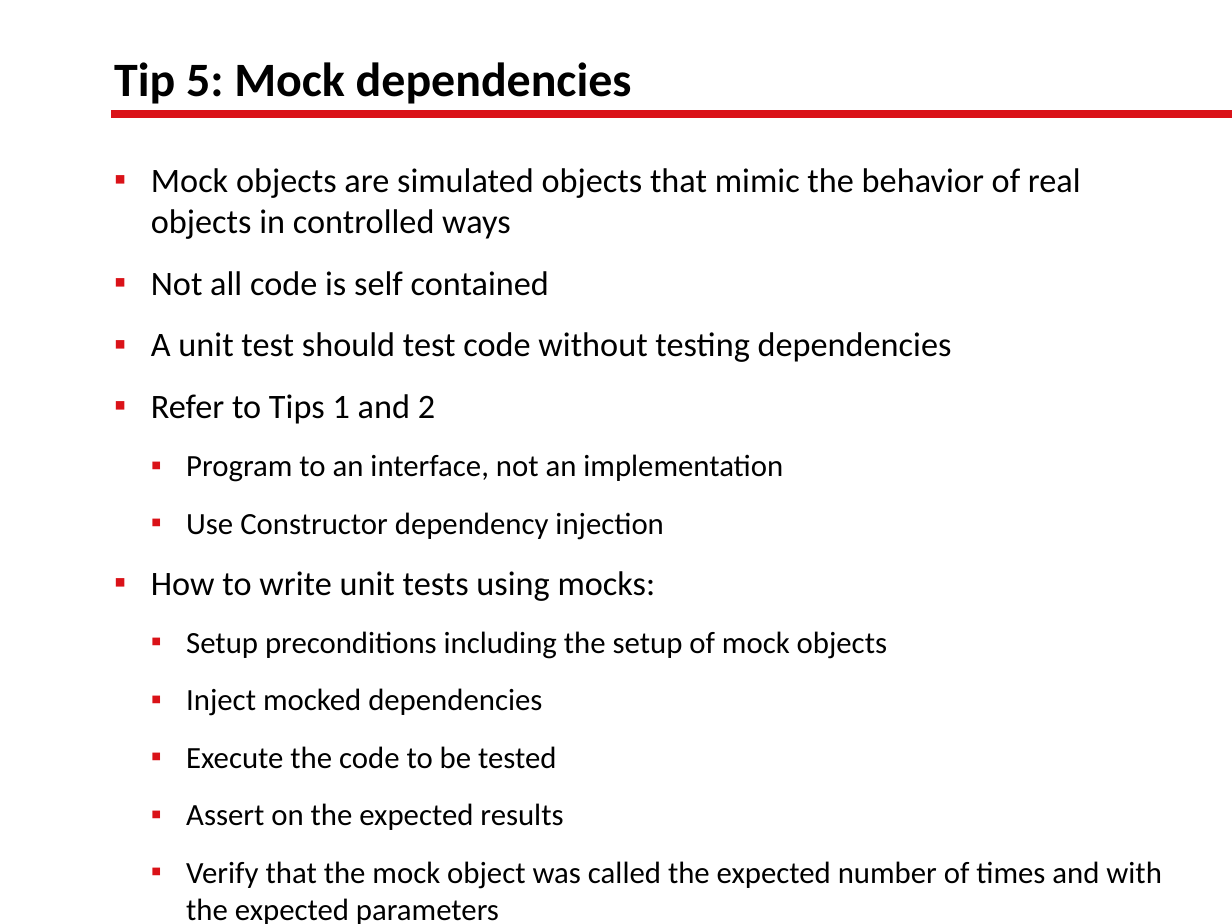
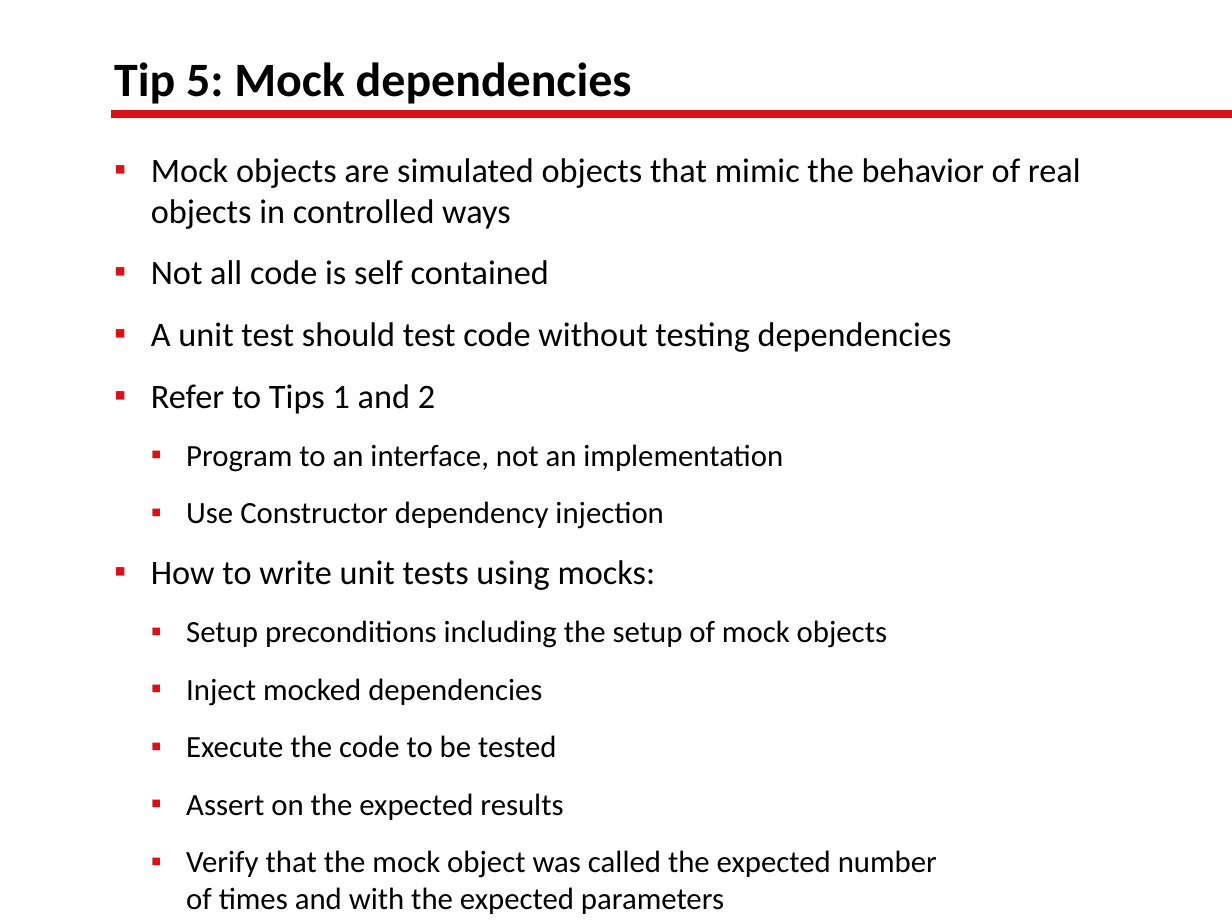
Before and after one commit to lgoldin/TestOrientedDevelopment, a slide deck: slide 9 of Test-Oriented Development.pptx. Drawn at 1232x924 pixels with LibreOffice and Linux fonts; fonts in the diff are those of the drawing; background and template pictures are left out. Boxes give left, top, right and bottom in pixels: in the first picture for what was removed or moved away, otherwise in the second. Text is boxed around its words. In the diff, an @@ line names an element or a change of style, - is before the commit and + after.

Commit message:
PPT Tips 2 y 7 + Codigo Tip 7

```diff
--- a/Test-Oriented Development.pptx
+++ b/Test-Oriented Development.pptx
@@ text "Mock objects are simulated objects ..." rewrapped from (151,168,1162,924) to (151,158,1081,914) @@
```
Also in this commit, not shown: 3 other slides changed, 16 slides added, 1 slide removed, 11 other files.
